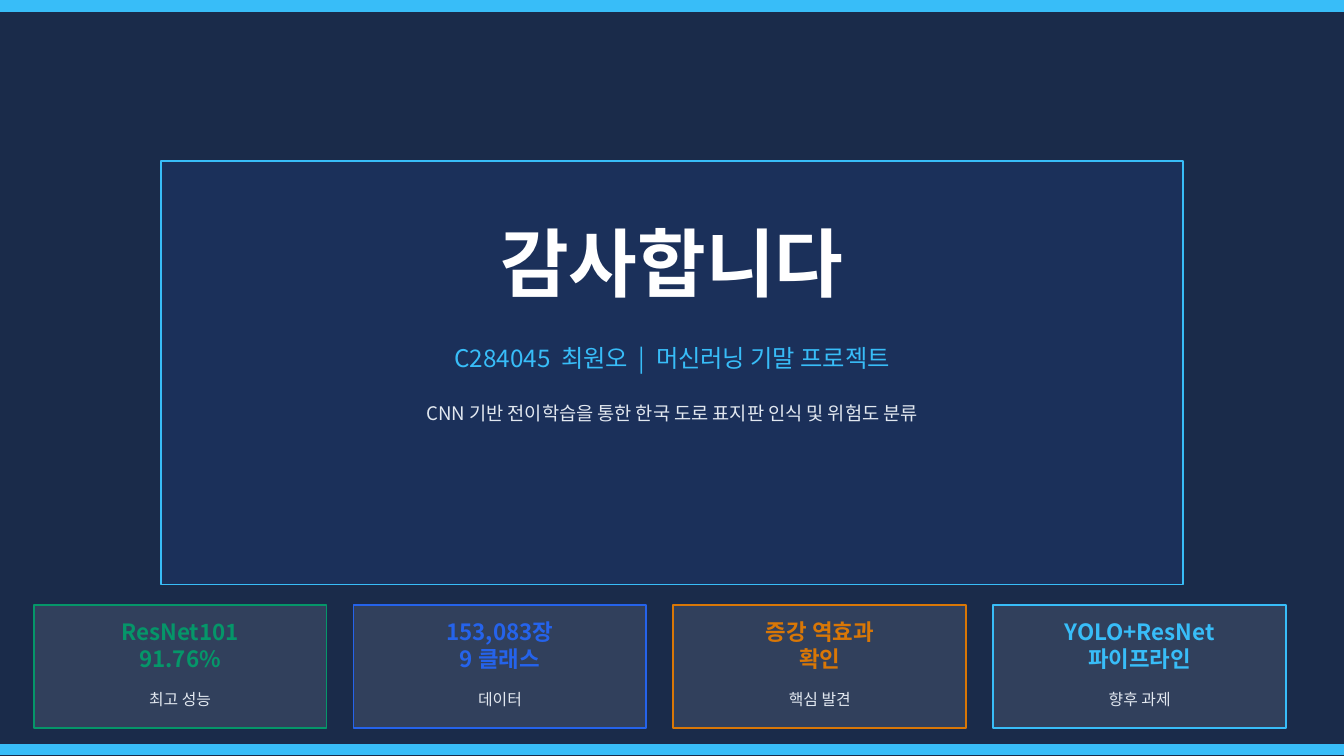
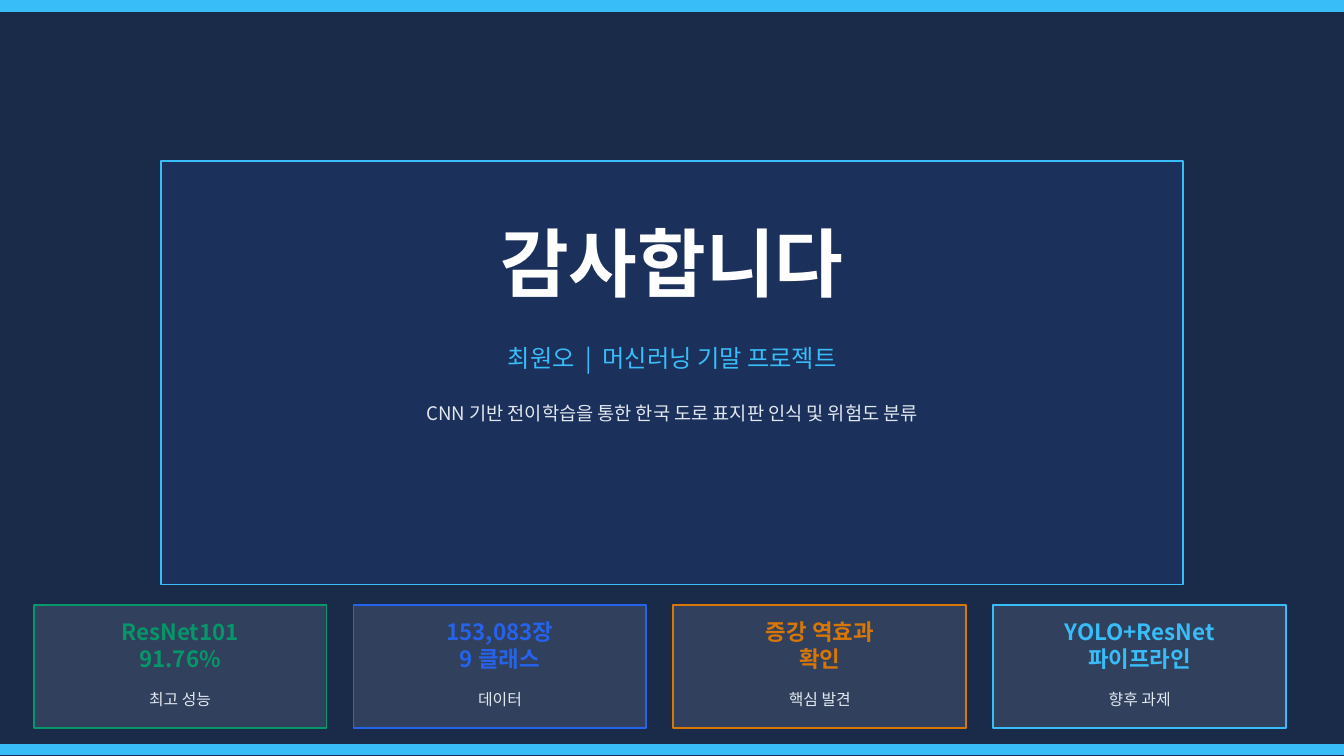
Before and after one commit to Mac806/Korean-Traffic-Sign-Classification, a slide deck: slide 30 of docs/final-presentation.pptx. Drawn at 1344x756 pixels with LibreOffice and Linux fonts; fonts in the diff are those of the drawing. Boxes give left, top, right and bottom in pixels: in the first picture for what was removed or moved away, otherwise in the second. Text is boxed around its words. In the diff, an @@ line names an element or a change of style, - is before the commit and + after.

```diff
--- a/docs/final-presentation.pptx
+++ b/docs/final-presentation.pptx
@@ text at [508, 347, 836, 369]: text changed @@
-C284045 최원오 | 머신러닝 기말 프로젝트
+최원오 | 머신러닝 기말 프로젝트
```
Also in this commit, not shown: 1 other slide changed, 2 other files.
